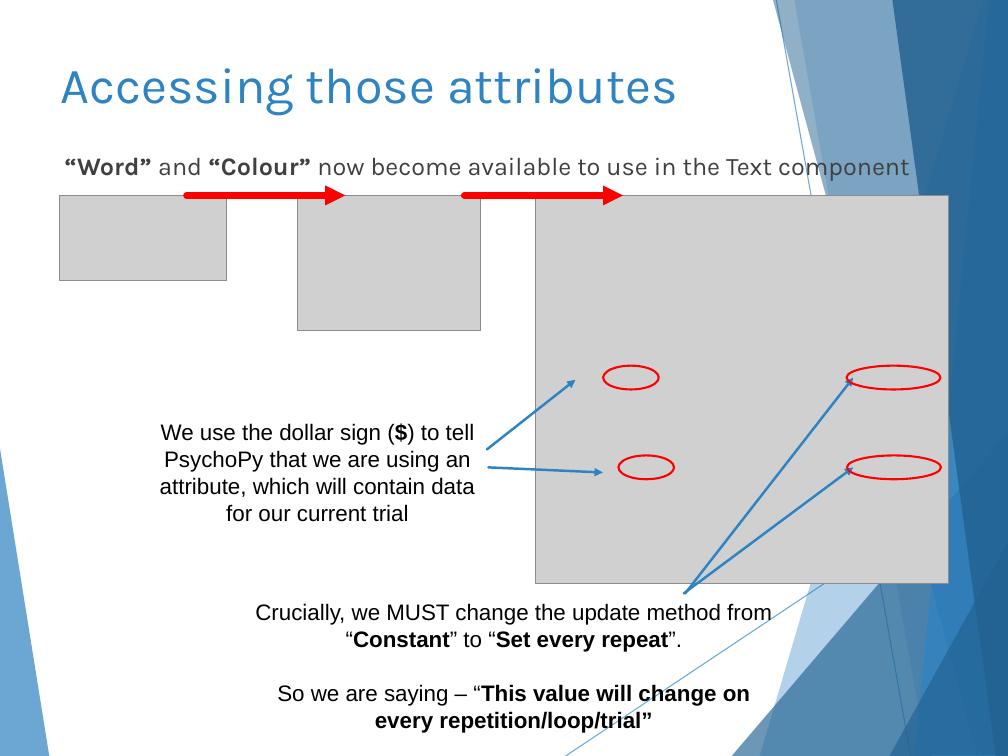
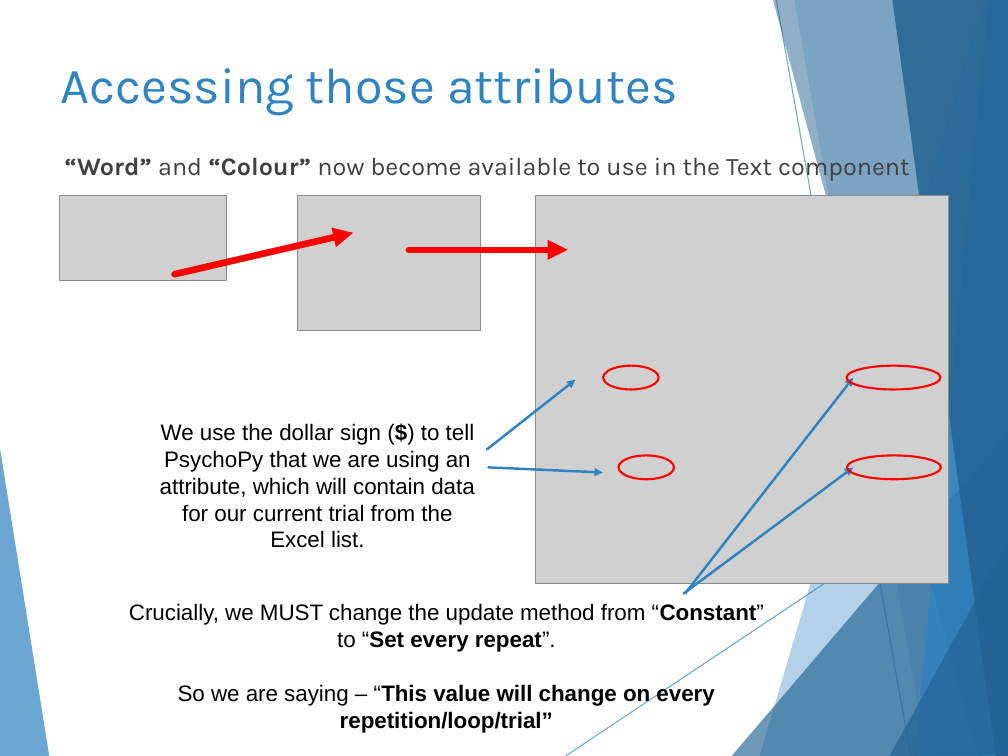
Before and after one commit to hlmpsy/psychopy_training, a slide deck: slide 18 of PsychoPy-Part1/PsychoPy-part1.pptx (slide 17 before the commit). Drawn at 1008x756 pixels with LibreOffice and Linux fonts; fonts in the diff are those of the drawing; grey boxes stand for pictures. Boxes give left, top, right and bottom in pixels: in the first picture for what was removed or moved away, otherwise in the second. Text is boxed around its words. In the diff, an @@ line names an element or a change of style, - is before the commit and + after.

```diff
--- a/PsychoPy-Part1/PsychoPy-part1.pptx
+++ b/PsychoPy-Part1/PsychoPy-part1.pptx
@@ arrow moved from (186, 196) - (346, 196) to (174, 274) - (353, 233) @@
@@ arrow moved from (465, 196) - (623, 196) to (409, 250) - (568, 250) @@
@@ text at bbox=[160, 423, 475, 548]: text changed @@
-We use the dollar sign ($) to tell PsychoPy that we are using an attribute, which will contain data for our current trial
+We use the dollar sign ($) to tell PsychoPy that we are using an attribute, which will contain data for our current trial from the Excel list.
@@ text "Crucially, we MUST change the ..." rewrapped from bbox=[255, 603, 772, 733] to bbox=[129, 603, 764, 733] @@
```
Also in this commit, not shown: 13 other slides changed, 1 slide added, 54 other files.
